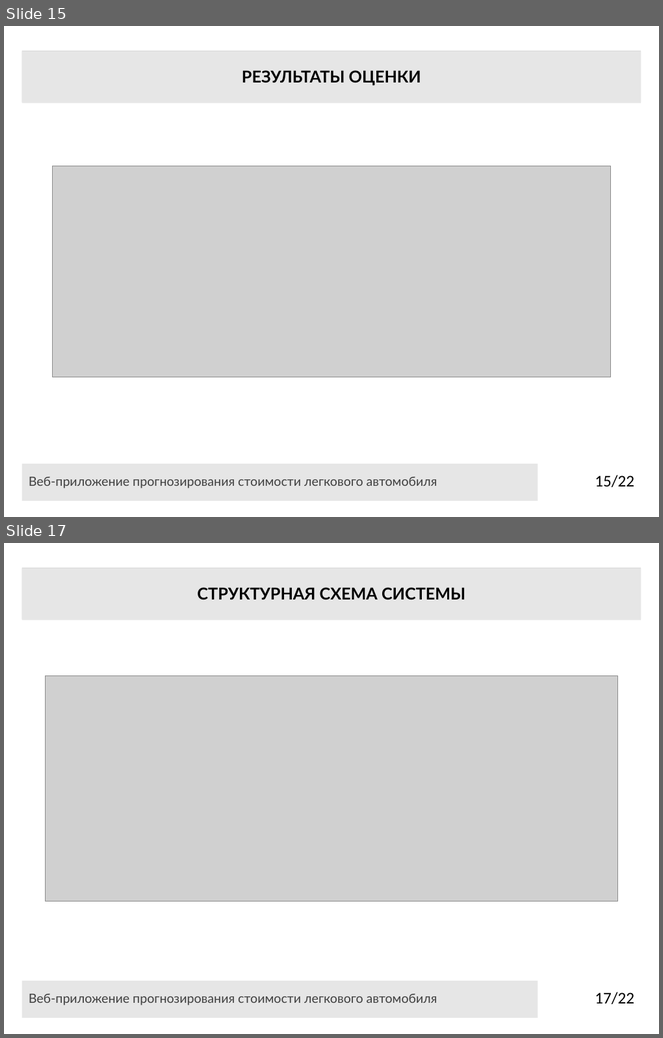
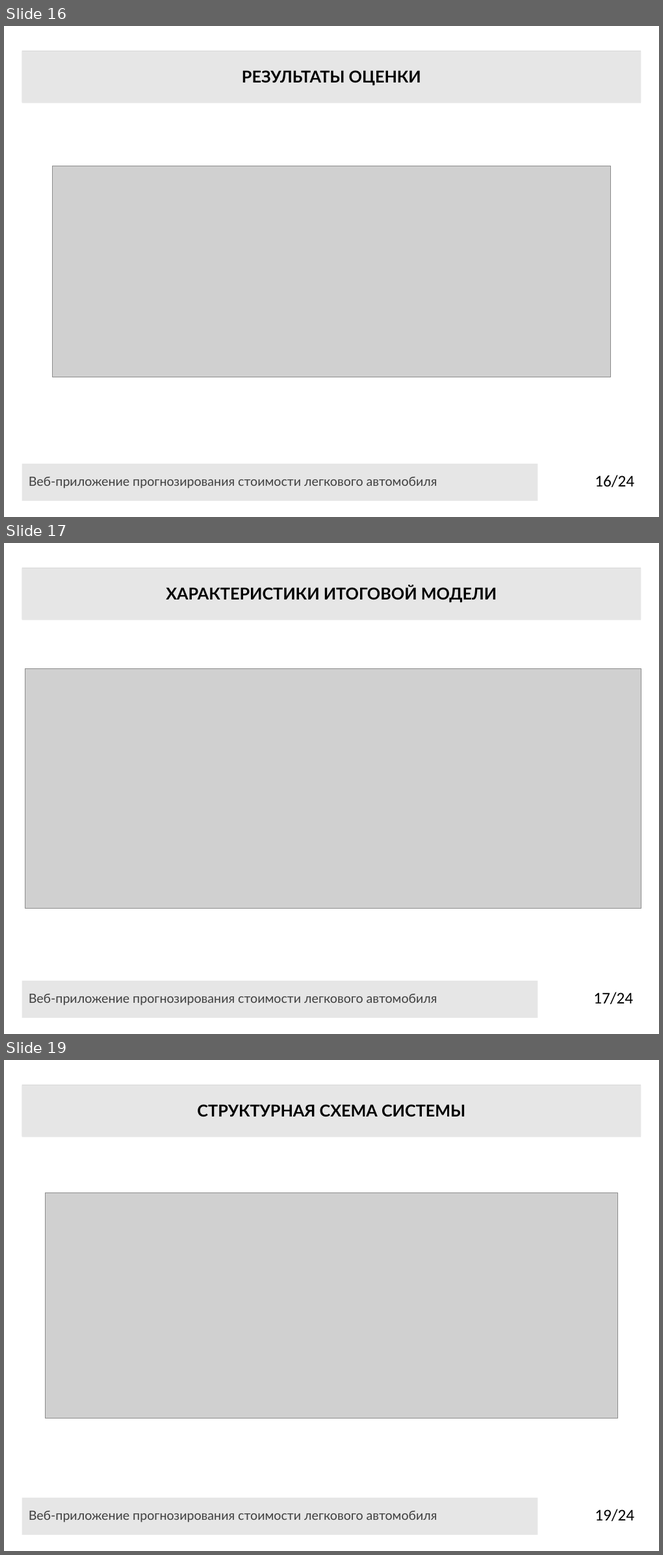
Before and after one commit to CallBan/ssau, a slide deck: 4 курс/2 семестр/ВКР/Презентация_Колбанов_6401.pptx. Shown one above the other, each under a label of ours: slides 15 and 17 before the commit, slides 16, 17 and 19 after it; the slides between them are not shown. The pictures are 663x1038 and 663x1555 pixels, drawn with LibreOffice and Linux fonts; fonts in the diff are those of the drawing; grey boxes stand for pictures. Boxes give left, top, right and bottom in pixels: in the first picture for what was removed or moved away, otherwise in the second. Text is boxed around its words. In the diff, an @@ line names an element or a change of style, - is before the commit and + after.

```diff
--- a/4 курс/2 семестр/ВКР/Презентация_Колбанов_6401.pptx
+++ b/4 курс/2 семестр/ВКР/Презентация_Колбанов_6401.pptx
@@ slide 17 added at (x1=4, y1=543, x2=659, y2=1034), background #FFFFFF @@
@@ rectangle added at (x1=22, y1=568, x2=642, y2=620), fill #D9D9D9 @@
@@ title added at (x1=22, y1=568, x2=642, y2=620), fill #E6E6E6, 18 pt, text #000000, bold @@
+ХАРАКТЕРИСТИКИ ИТОГОВОЙ МОДЕЛИ
@@ picture added at (x1=25, y1=669, x2=642, y2=908) @@
@@ rectangle added at (x1=22, y1=980, x2=538, y2=1018), fill #E6E6E6, 14 pt, text #404040 @@
+Веб-приложение прогнозирования стоимости легкового автомобиля
@@ page number added at (x1=594, y1=992, x2=633, y2=1005), 18 pt, text #000000 @@
+17/24
@@ what was slide 15 is now slide 16 @@
@@ page number at (x1=595, y1=475, x2=634, y2=488): text changed @@
-15/22
+16/24
@@ what was slide 17 is now slide 19 @@
@@ page number at (x1=595, y1=1509, x2=634, y2=1522): text changed @@
-17/22
+19/24
```
Also in this commit, not shown: 4 slides changed, 1 other slide added, 13 other files.
